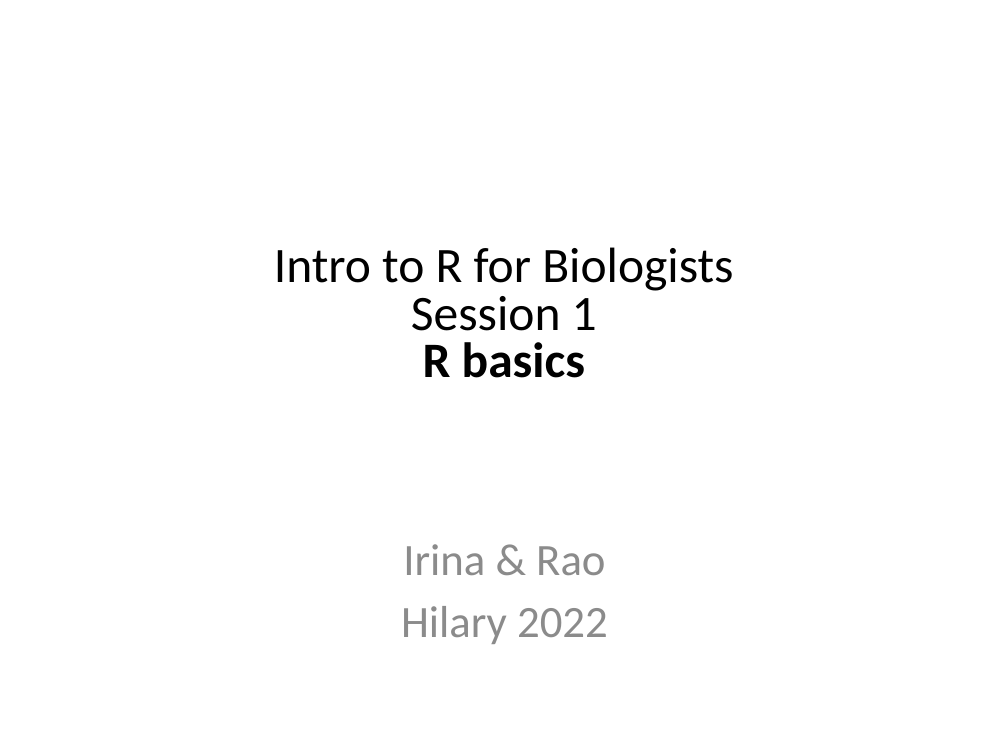
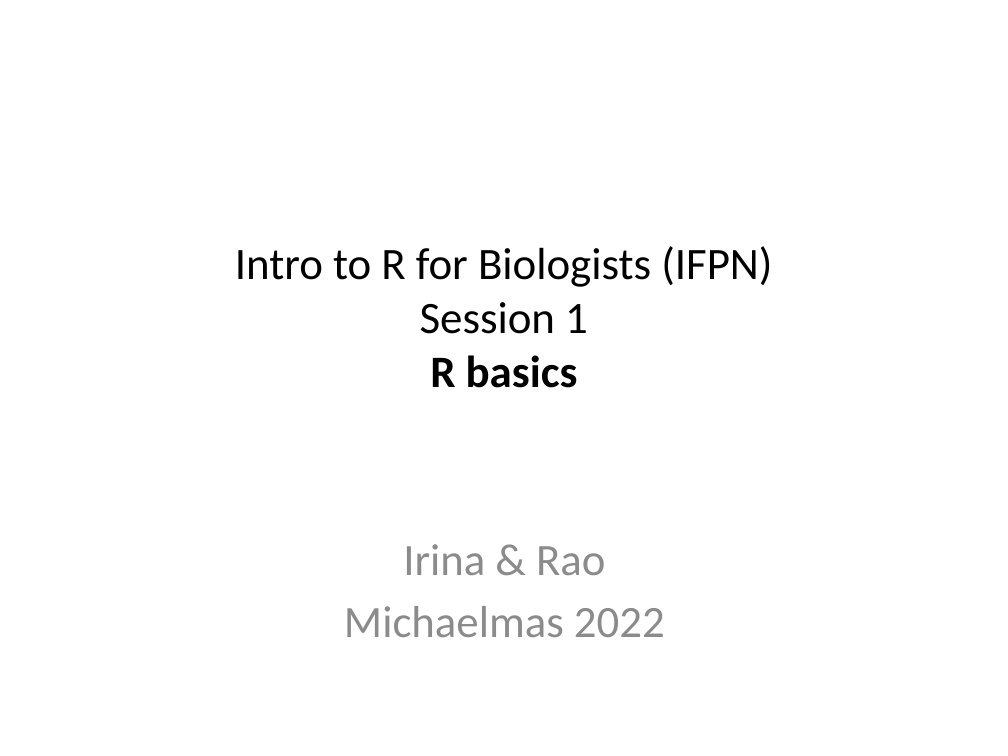
Before and after one commit to sraorao/IFPN_R_intro_MT2022, a slide deck: slide 1 of powerpoint/Session1.pptx. Drawn at 1008x756 pixels with LibreOffice and Linux fonts; fonts in the diff are those of the drawing. Boxes give left, top, right and bottom in pixels: in the first picture for what was removed or moved away, otherwise in the second. Text is boxed around its words. In the diff, an @@ line names an element or a change of style, - is before the commit and + after.

```diff
--- a/powerpoint/Session1.pptx
+++ b/powerpoint/Session1.pptx
@@ text at [235,246,772,388]: text changed; size 35.4 to 32.1 pt @@
-Intro to R for Biologists
-Session 1
-R basics
+Intro to R for Biologists (IFPN)
+Session 1
+R basics
@@ text at [344,606,665,637]: text changed @@
-Hilary 2022
+Michaelmas 2022
```
Also in this commit, not shown: 11 other slides changed, 1 slide added.
